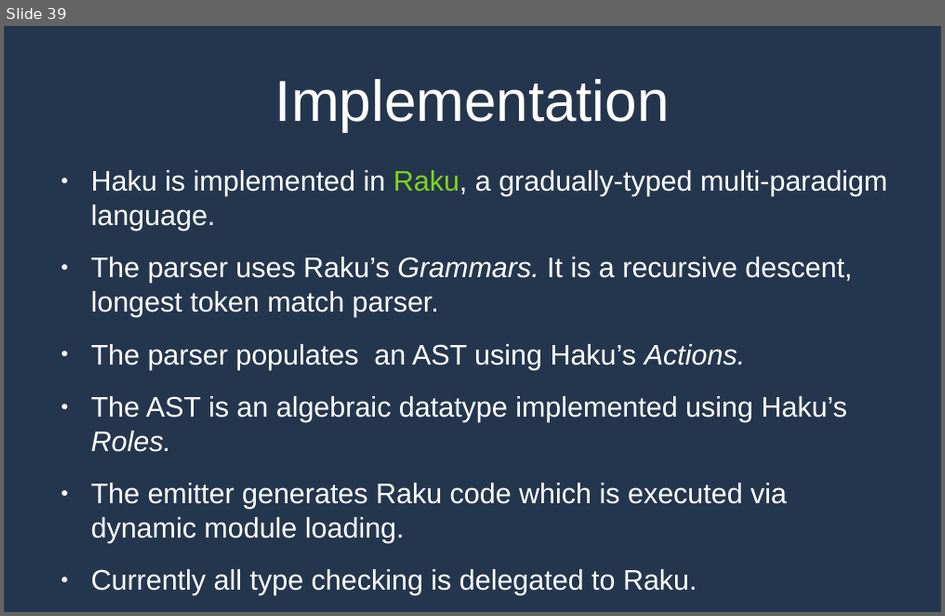
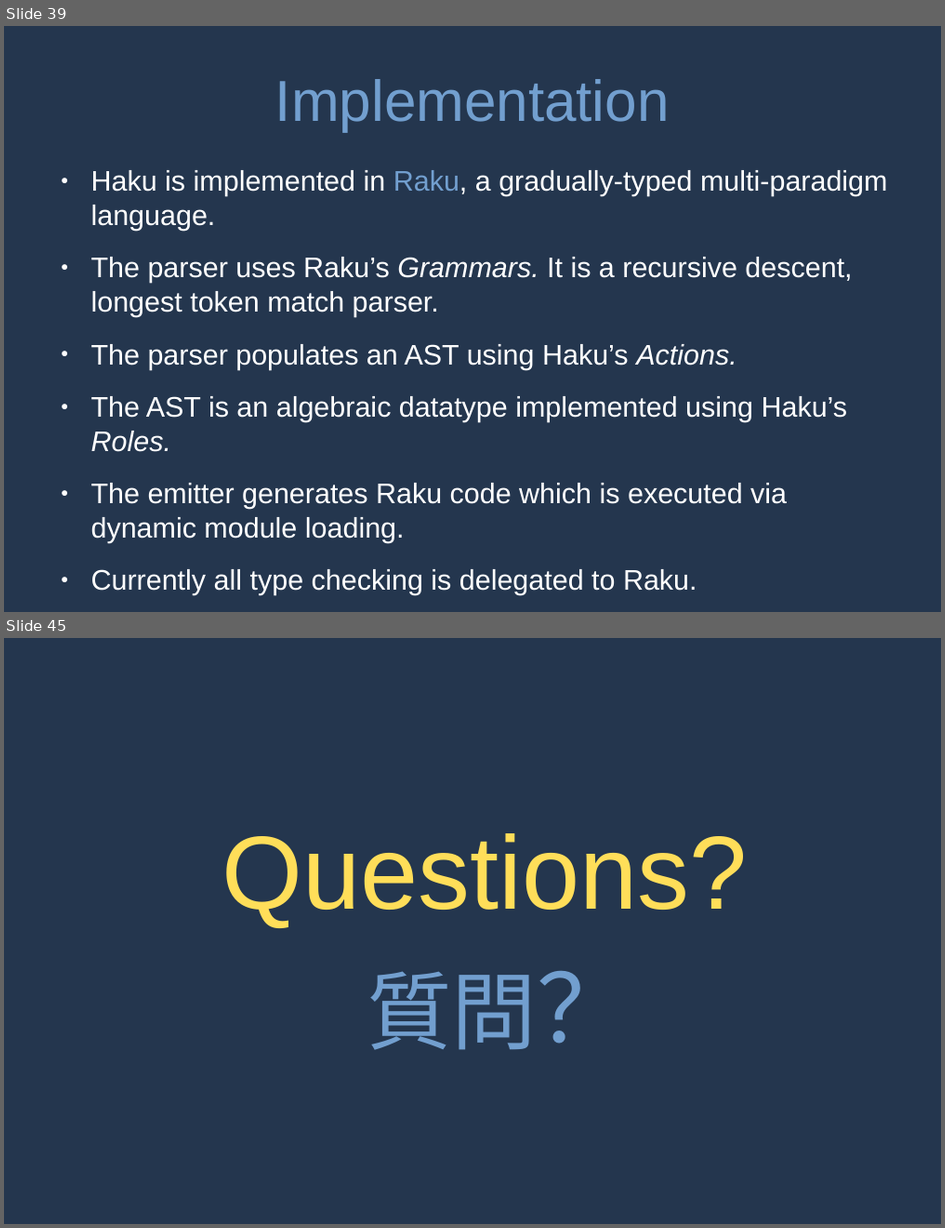
Before and after one commit to MrPicklePinosaur/haku, a slide deck: haku-talk/haku-talk.odp. Shown one above the other, each under a label of ours: slide 39 before the commit, slides 39 and 45 after it; the slides between them are not shown. The pictures are 945x616 and 945x1228 pixels, drawn with LibreOffice and Linux fonts; fonts in the diff are those of the drawing. Boxes give left, top, right and bottom in pixels: in the first picture for what was removed or moved away, otherwise in the second. Text is boxed around its words. In the diff, an @@ line names an element or a change of style, - is before the commit and + after.

```diff
--- a/haku-talk/haku-talk.odp
+++ b/haku-talk/haku-talk.odp
@@ slide 45 added at box(4, 638, 941, 1224), background #24364E @@
@@ text added at box(223, 833, 748, 1050), 88 pt, text #FFDE59 @@
+Questions?
+質問？
@@ slide 39 changed as well @@
@@ title "Implementation" at box(276, 79, 670, 131): text colour #FFFFFF to #729FCF @@
@@ text at box(91, 170, 888, 231): text colour #81D41A to #729FCF in "Raku," @@
```
Also in this commit, not shown: 36 other slides changed, 5 other slides added, 1 other file.
